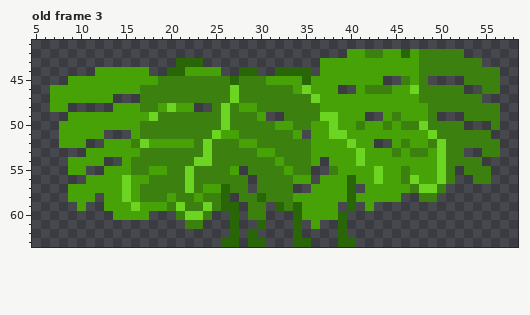
Pixel-art file: Assets/Sprites/Plants/costela de adao.aseprite. That is the earlier state.
64x64 pixels, 3 frames. Colours within 5 levels of each other are drawn and written as one. Shown: old frame 3: x 5..58, y 41..63. The commit also changed other frames, which this record leaves out.
The same view after the edit:
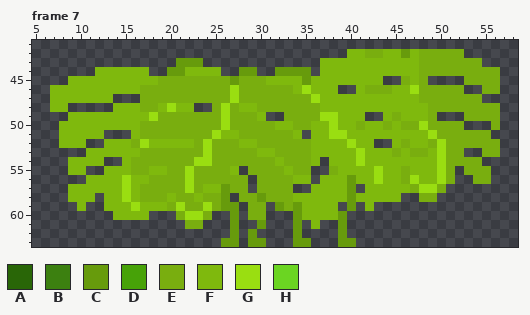
Palette (. is transparent): A #296607  B #3c8010  C #679b0c  D #47a208  E #79ae0f  F #7fb90d  G #9ade11  H #6bd522
A new or re-ordered frame is compared with the old frame closest to it.
Diff:
frames 3 -> 9
Changed rows in their new state; - is an unchanged pixel.
Frame 7 is new; against old frame 3:
first column x 7:
42 ---------------------------------FFEEFFCFEEEEE----
43 --------------CCC-------------FFFFFFFFFFFEEEEEEE--
44 -----FFFFFF--CCFFFF--CC--CCCC-FFFFFFFFFFFEEEEEEEEE
45 --FFFFFFFFFFEEEEEEEECEEEFFFFCFFFFFFFF--EFE----EEEE
46 FFFFFFFFFFEEEEEEEEEEGEEEEEEFGFFF--FEEEFFGEEEEE--EE
47 FFFFFFF---EEEEEEEEEEGEEEEEEEEGFFFFFFFFFFFEEEEEEE--
48 FF-----FFFEEFGFF--EGEFFEEEEEEEFFFFFFFFFFFFEEEEEEEE
49 --FFFFFFFFFGEEEEEEEGEEEF--EEEEGGFFF--FEFFFE---EEEE
50 -FFFFFFFFFEEEEEEEEEGEEEEEFFEEFFGFFEFFEFEEGEEEE---E
51 -FFFFF---FEEEEEEEEGFFEEEEEEF-FFGGFFFFFFFFFGEEEEEE-
52 -FFF--FFFEGFFFFFEGEEEFFEEEEEEFFFFGFF--FEFFEGEEEEEE
53 ----FFFFFFEEEEEEEGEEEEEFFEEEEFFFFFGFFFEFEEFGEE--EE
54 --FFFF--FEEEEEEEGGEEEEEEEFEEEF-FFFGFFFFFFFFGEEEE--
55 --FF--FFFEEFFEEGEEEEF-EEEEFEE--EFFFFGFFEFFFGE-EEE-
56 ----FFFFGFFEEEEGEEEEEE-EEEEFF-FFFCFFGFFEGFFGE--EE-
57 --FFFFFFGFEEEEEGEFFCEE-EEEE--FFFFC-FFFFFEGGE------
58 --FFF-FFGFEEEFEEFEEC-EECEEEFFFFFFCFFFFF--EE-------
59 ---F--FFFGFFFEGEEGECC-EE-CECFFFF-C-F--------------
60 -------FFFF---EGGE--C-EE---CFFFFC-----------------
61 ---------------EE---C--C---C-F--C-----------------
62 --------------------C-C----C----C-----------------
63 -------------------CC-CC---CC---CC----------------
Pixel boxes of the changes (left, top, right, bottom) in both pictures:
changed: (50, 49, 500, 247)
